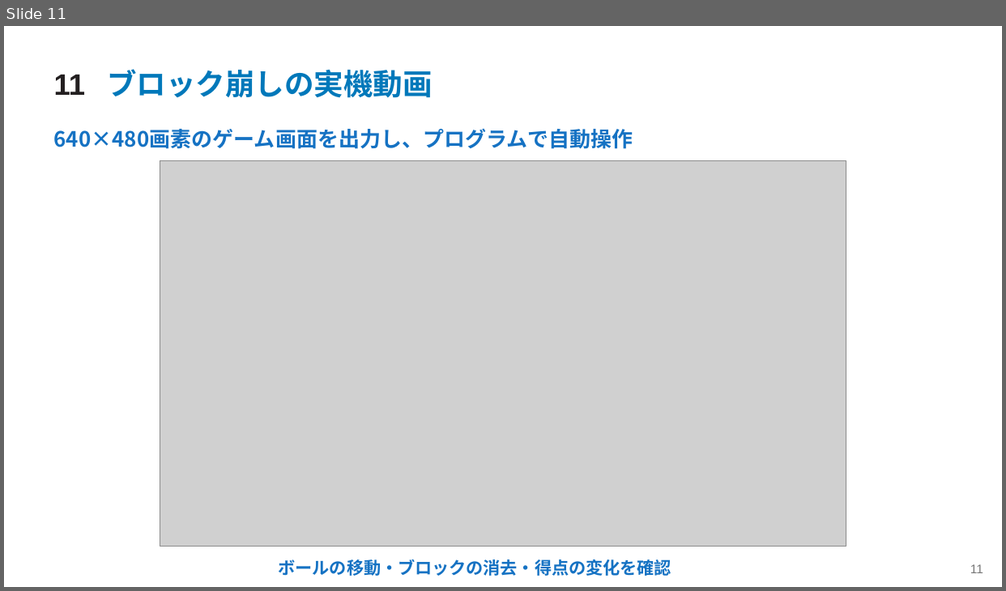
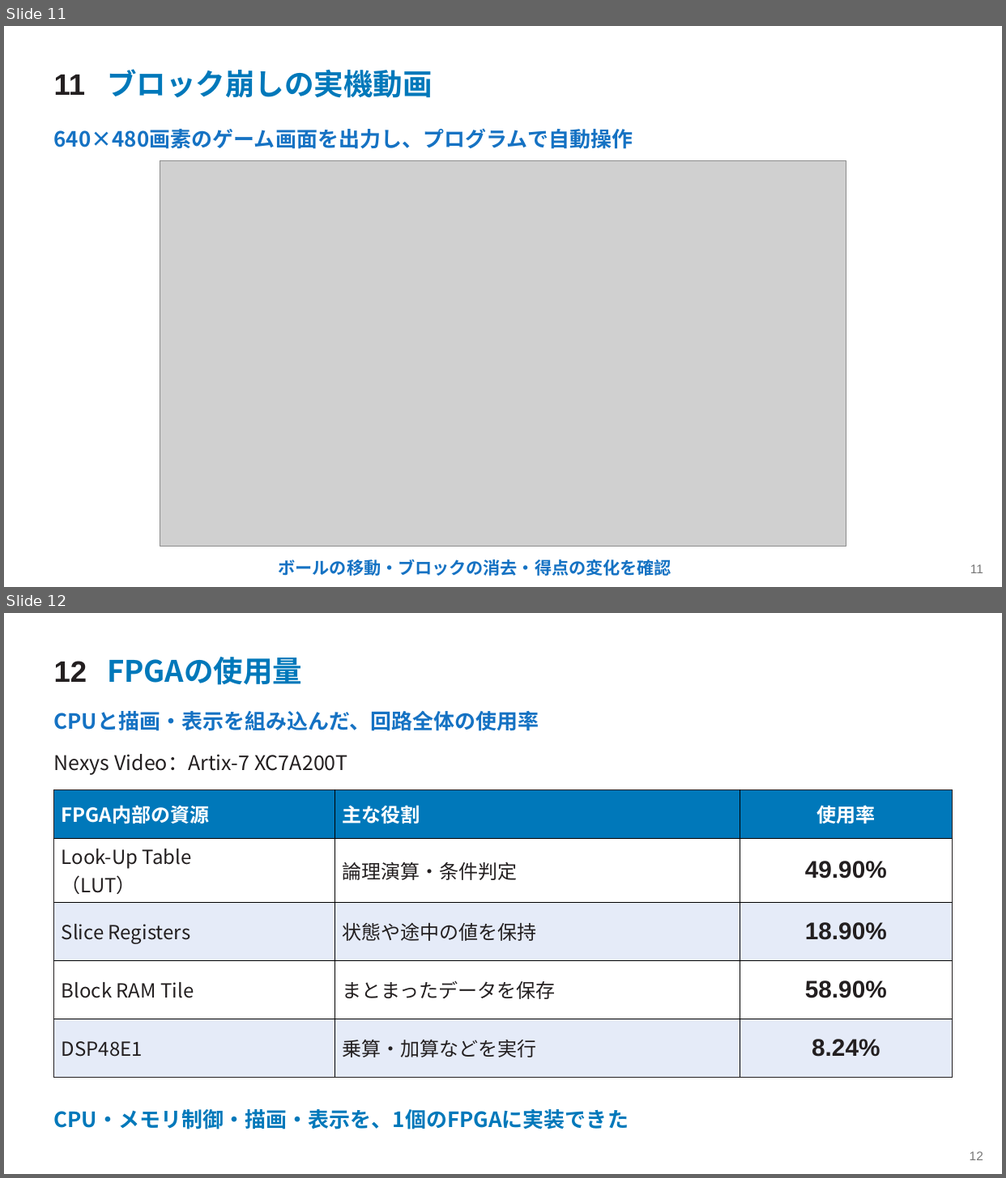
Before and after one commit to SoshiroFujimori/wally-game-console-research, a slide deck: docs/presentation/中間発表_主要事項.pptx. Shown one above the other, each under a label of ours: slide 11 before the commit, slides 11 and 12 after it. The pictures are 1006x591 and 1006x1178 pixels, drawn with LibreOffice and Linux fonts; fonts in the diff are those of the drawing; grey boxes stand for pictures. Boxes give left, top, right and bottom in pixels: in the first picture for what was removed or moved away, otherwise in the second. Text is boxed around its words. In the diff, an @@ line names an element or a change of style, - is before the commit and + after.

```diff
--- a/docs/presentation/中間発表_主要事項.pptx
+++ b/docs/presentation/中間発表_主要事項.pptx
@@ slide 12 added at <box>4,613,1002,1174</box>, background #FFFFFF @@
@@ text added at <box>54,661,87,682</box>, 28.5 pt, text #231F20, bold @@
+12
@@ text added at <box>107,657,302,685</box>, 28.5 pt, text #0078BA, bold @@
+FPGAの使用量
@@ text added at <box>54,711,539,731</box>, 20.2 pt, text #1572C3, bold @@
+CPUと描画・表示を組み込んだ、回路全体の使用率
@@ text added at <box>54,754,348,775</box>, 19.5 pt, text #231F20 @@
+Nexys Video：Artix-7 XC7A200T
@@ table added at <box>54,790,953,1072</box>, 5 rows, 3 columns @@
+FPGA内部の資源 | 主な役割 | 使用率
+Look-Up Table / （LUT） | 論理演算・条件判定 | 49.90%
+Slice Registers | 状態や途中の値を保持 | 18.90%
+Block RAM Tile | まとまったデータを保存 | 58.90%
+DSP48E1 | 乗算・加算などを実行 | 8.24%
@@ text added at <box>54,1110,629,1130</box>, 20.2 pt, text #0078BA, bold @@
+CPU・メモリ制御・描画・表示を、1個のFPGAに実装できた
@@ text added at <box>970,1152,983,1161</box>, 12 pt, text #777777 @@
+12
```
Also in this commit, not shown: 9 slides changed, 2 other slides added, 3 slides removed, 23 other files.
